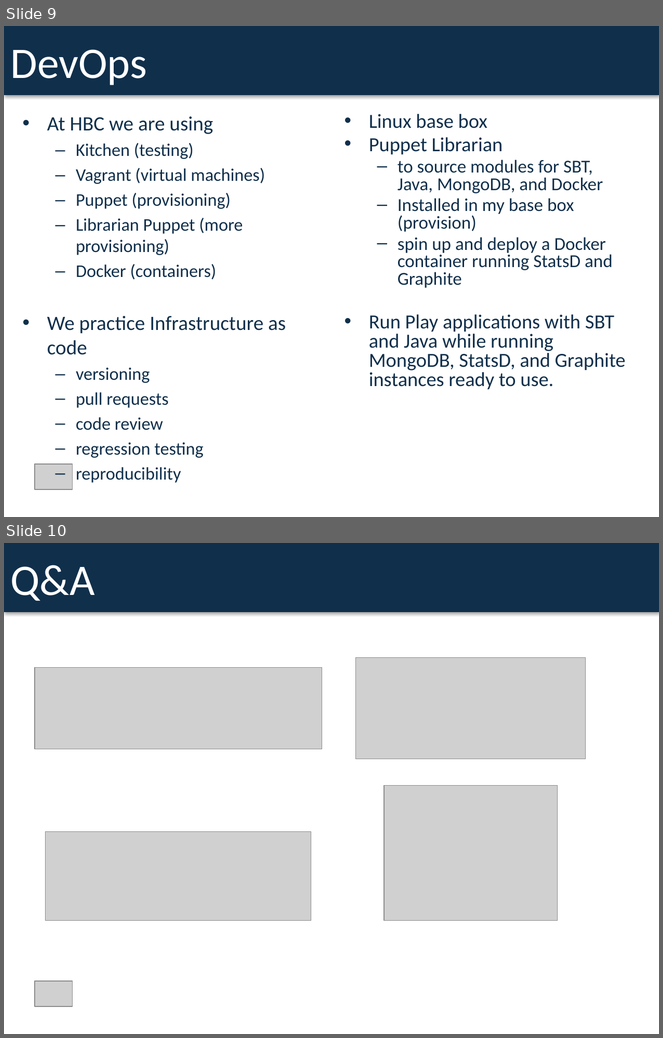
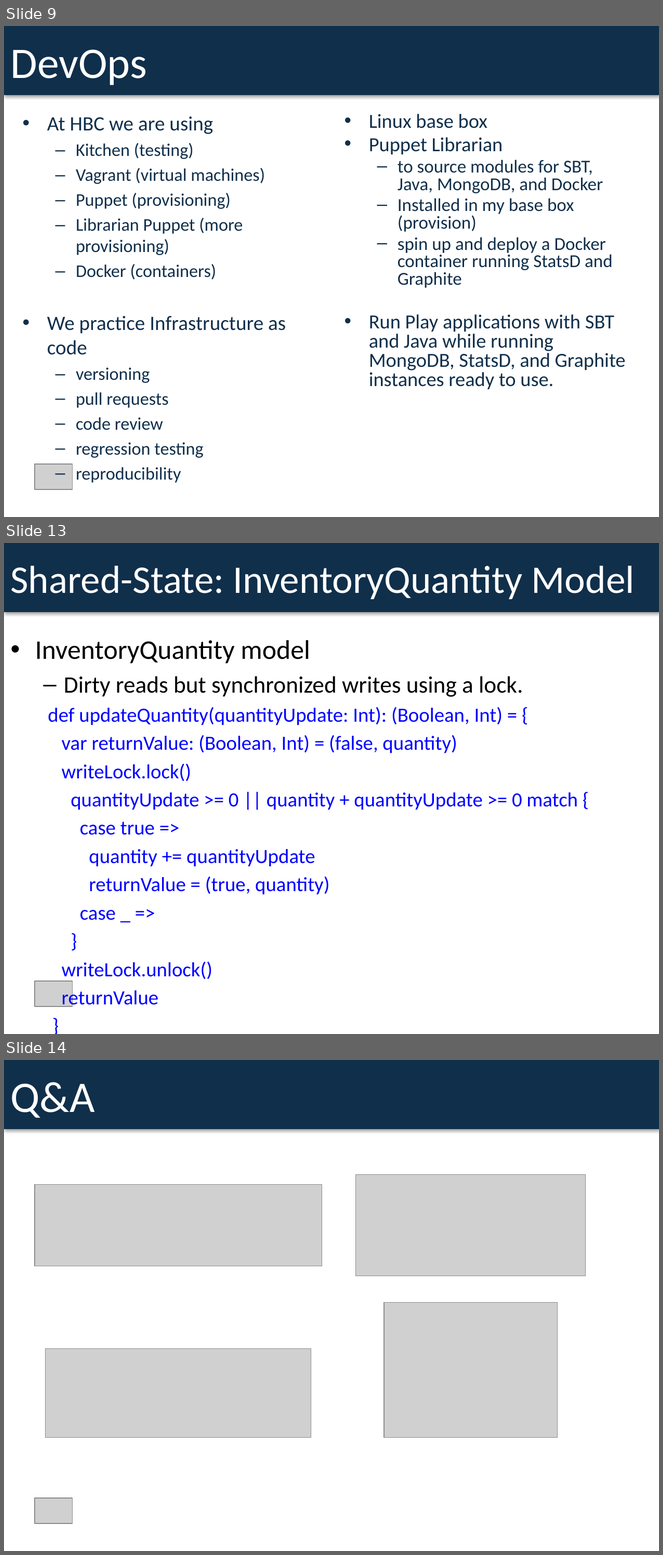
Before and after one commit to dspeele/react-vs-shared-state-inventory, a slide deck: React Vs Shared State Deck.pptx. Shown one above the other, each under a label of ours: slides 9 and 10 before the commit, slides 9, 13 and 14 after it; the slides between them are not shown. The pictures are 663x1038 and 663x1555 pixels, drawn with LibreOffice and Linux fonts; fonts in the diff are those of the drawing; grey boxes stand for pictures. Boxes give left, top, right and bottom in pixels: in the first picture for what was removed or moved away, otherwise in the second. Text is boxed around its words. In the diff, an @@ line names an element or a change of style, - is before the commit and + after.

```diff
--- a/React Vs Shared State Deck.pptx
+++ b/React Vs Shared State Deck.pptx
@@ slide 13 added at (4,543,659,1034), background #FFFFFF @@
@@ rectangle added at (4,543,659,612), fill #102F4B, 43 pt, text #FFFFFF @@
+Shared-State: InventoryQuantity Model
@@ text added at (35,640,578,1007), 22.2 pt, text #0000FF @@
+• InventoryQuantity model
+  – Dirty reads but synchronized writes using a lock.
+  def updateQuantity(quantityUpdate: Int): (Boolean, Int) = {
+  var returnValue: (Boolean, Int) = (false, quantity)
+  writeLock.lock()
+  quantityUpdate >= 0 || quantity + quantityUpdate >= 0 match {
+  case true =>
+  quantity += quantityUpdate
+  returnValue = (true, quantity)
+  case _ =>
+  }
+  writeLock.unlock()
+  returnValue
+  }
@@ picture added at (35,981,73,1007) @@
@@ what was slide 10 is now slide 14 @@
```
Also in this commit, not shown: 1 slide changed, 3 other slides added, 2 other files.
